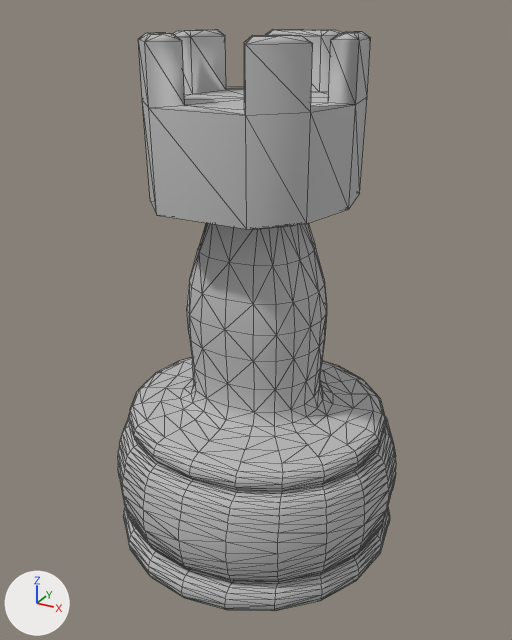
Before and after pictures for a commit that changed the OBJ model Simplex_2181-master/_Binary/Data/MOBJ/KnightMove3D/rook.obj.
Camera for both pictures: a 50 mm lens placed at (0.439, -0.802, 0.74), pointed at (0.002, -0.006, 0.342). The lights are fixed; the arrows at lower left show +X, +Y and +Z. Mesh edges are drawn as thin lines. Where no turn or scale is listed for an object, it has been applied to the vertices. Vertices at the same position are counted once.

Before the edit, the objects in view are built like this:
```python
mat_pcylinder1sg = principled_material('pCylinder1SG')
mat_pcylinder1sg.base_color = (0.5, 0.5, 0.5)  # grey #bcbcbc
mat_pcylinder1sg.roughness = 1.0
me_rook = bpy.data.meshes.new('rook')
me_rook.from_pydata(...)  # 967 vertices, 1930 faces; spans x -0.21..0.21, y -0.211..0.211, z 0.0..0.714
me_rook.materials.append(mat_pcylinder1sg)  # grey #bcbcbc
ob_rook = bpy.data.objects.new('rook', me_rook)
ob_rook.location = (0.0, 0.0, 0.0)
```
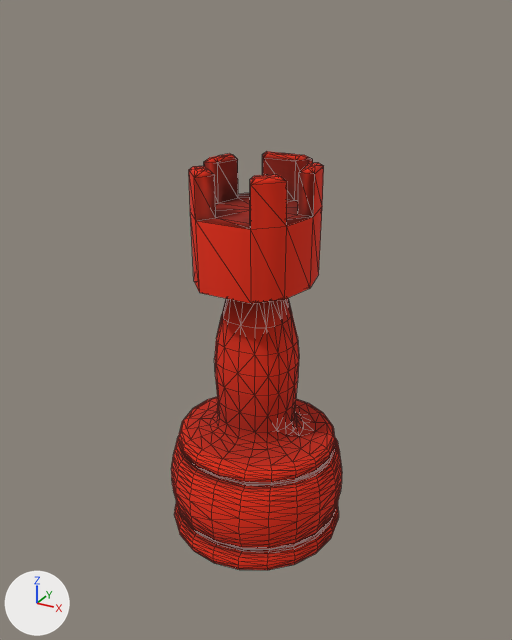
Edits to the bpy script that builds the scene:
```text
Add img_rook_basetexbaked_png:
    img_rook_basetexbaked_png = load_image('rook_baseTexBaked.png', 'rook_baseTexBaked.png', 1024, 1024, 'sRGB')
Change mat_pcylinder1sg:
    remove mat_pcylinder1sg.base_color = (0.5, 0.5, 0.5)  # grey #bcbcbc
    add mat_pcylinder1sg.texture = img_rook_basetexbaked_png
Change me_rook:
    where me_rook.from_pydata(...)  # 967 vertices, 1930 faces; spans x -0.21..0.21, y -0.211..0.211, z 0.0..0.714
    used by ob_rook; location = (0.0, 0.0, 0.0)
    me_rook part 1: the whole mesh is scaled about the mesh origin by (0.625, 0.625, 0.781)
```

Where the change shows, as pixel boxes [x1, y1, x2, y2] in the pictures (512 x 640 px):
'rook', surface changed, mesh rescaled (grey to red, 38% narrower, 28% shorter): before [118, 29, 396, 611]; after [171, 151, 342, 570]
